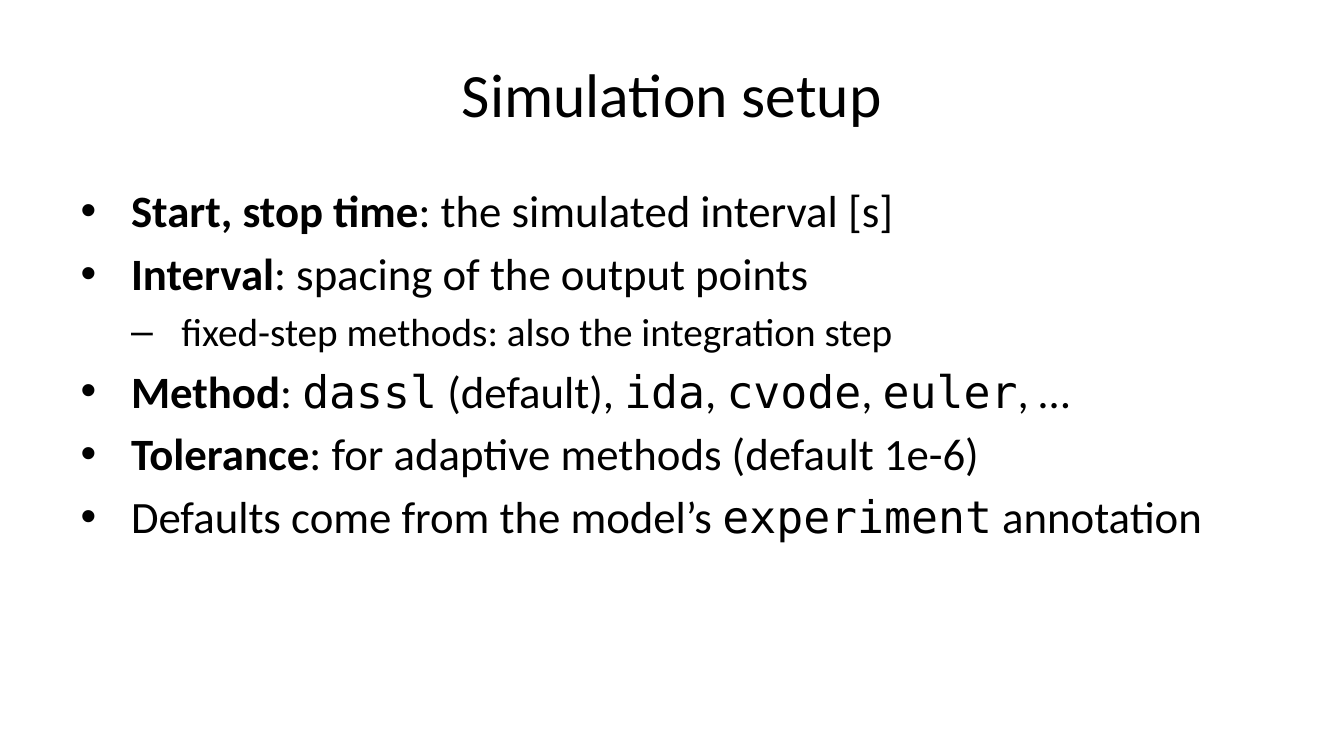
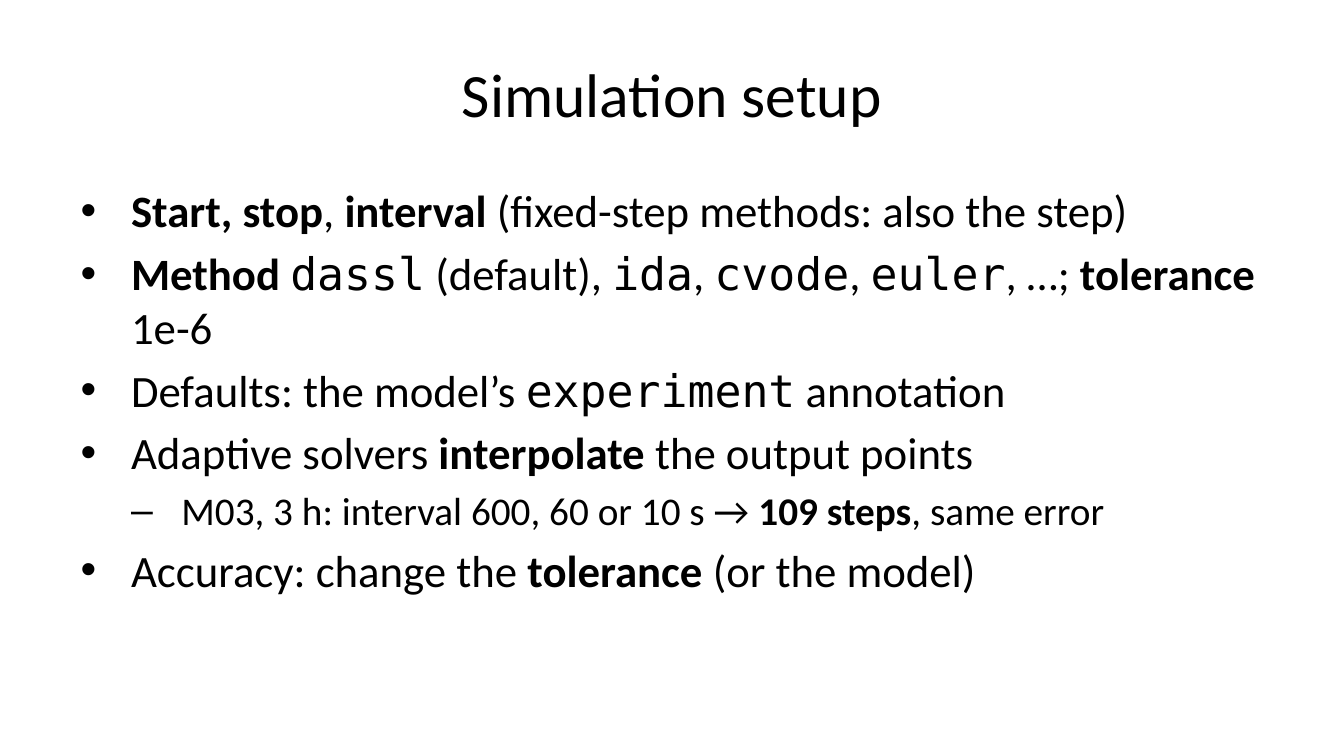
Before and after one commit to DSSchiera/energy-systems-modelica-python-course-participant, a slide deck: slide 9 of slides/session_04/session_04.pptx (slide 8 before the commit). Drawn at 1344x756 pixels with LibreOffice and Linux fonts; fonts in the diff are those of the drawing. Boxes give left, top, right and bottom in pixels: in the first picture for what was removed or moved away, otherwise in the second. Text is boxed around its words. In the diff, an @@ line names an element or a change of style, - is before the commit and + after.

```diff
--- a/slides/session_04/session_04.pptx
+++ b/slides/session_04/session_04.pptx
@@ text at box(131, 194, 1255, 595): text changed @@
-• Start, stop time: the simulated interval [s]
-• Interval: spacing of the output points
-  – fixed-step methods: also the integration step
-• Method: dassl (default), ida, cvode, euler, …
-• Tolerance: for adaptive methods (default 1e-6)
-• Defaults come from the model’s experiment annotation
+• Start, stop, interval (fixed-step methods: also the step)
+• Method dassl (default), ida, cvode, euler, …; tolerance 1e-6
+• Defaults: the model’s experiment annotation
+• Adaptive solvers interpolate the output points
+  – M03, 3 h: interval 600, 60 or 10 s → 109 steps, same error
+• Accuracy: change the tolerance (or the model)
```
Also in this commit, not shown: 2 other slides changed, 5 slides added, 2 slides removed, 11 other files.
